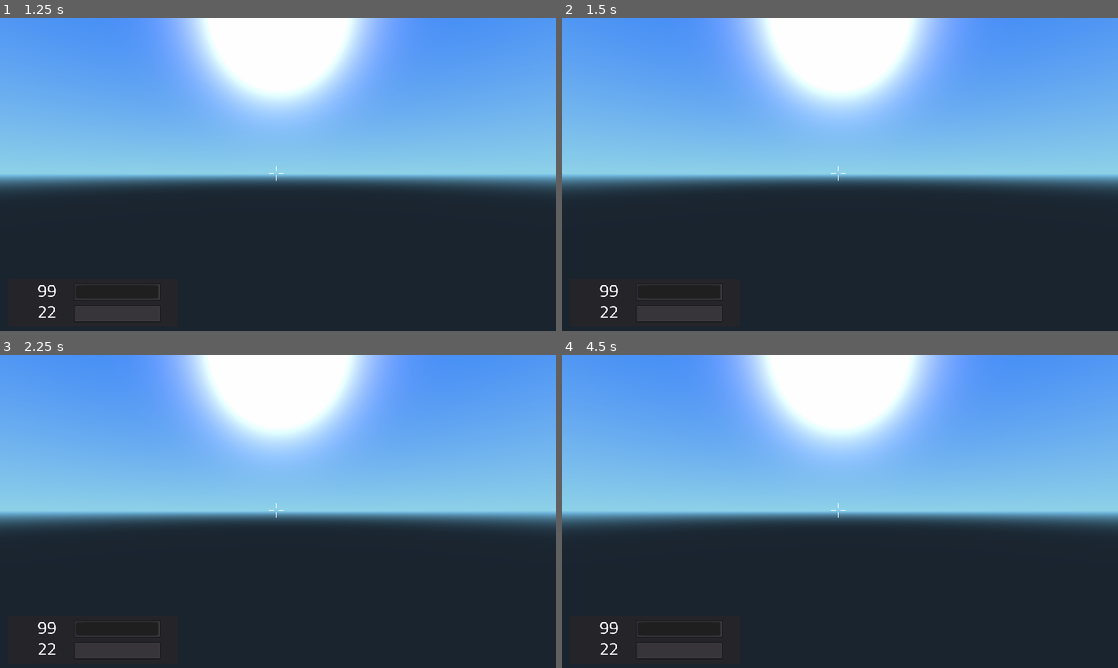
Above: before the commit, frames 1-4 (two rows, left to right).
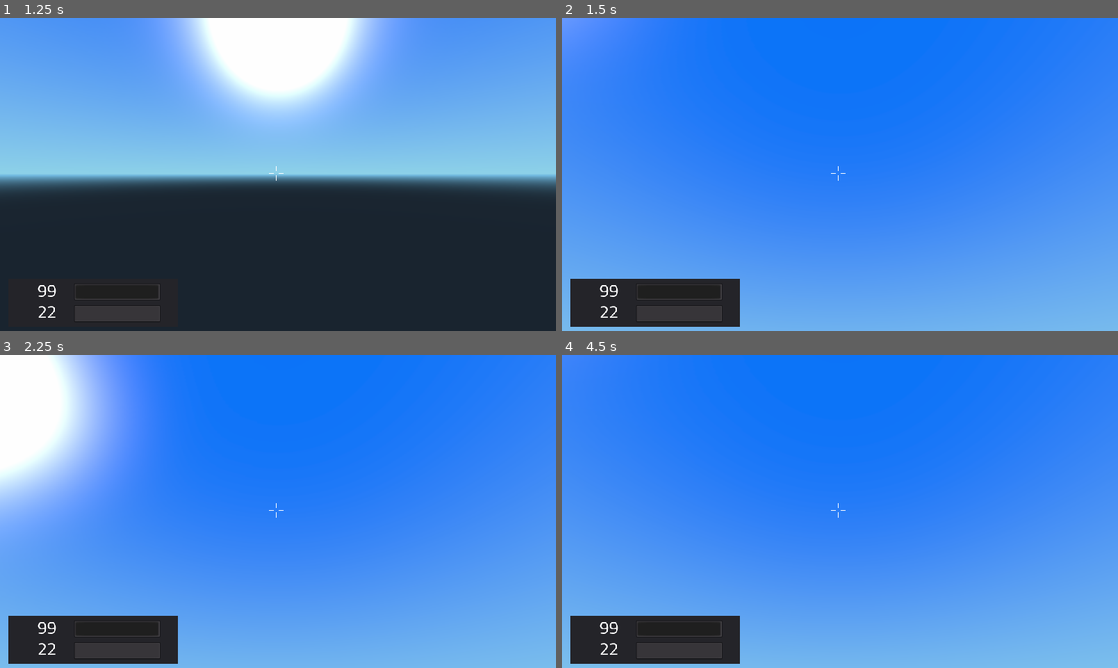
Above: after the commit, the same moments.

Repository: duckinator/keress
Game: Godot game, scene res://menus/Main_Menu.tscn
Same seed, same stepped clock (60 frames per second), same inputs: the game is played once before the commit and once after it.
Inputs (mouse positions are in pixels of both pictures, inside the frame that each line leads up to):
- Up to frame 1 (1.25 s): click "New Game" at 0.5 s
- Up to frame 2 (1.5 s): tap Enter at 1.25 s; move the mouse to (867, 174) at 1.27 s; hold W (movement_forward) from 1.28 s (still down); tap [ (shift_weapon_negative) at 1.35 s
- Up to frame 3 (2.25 s): keep holding W (movement_forward); tap Space (movement_jump) at 1.52, 2 s; tap ] (shift_weapon_positive) at 1.55, 2.1 s; move the mouse to (250, 511) at 2.02 s
- Up to frame 4 (4.5 s): keep holding W (movement_forward); tap Space (movement_jump) at 2.27, 3.5, 3.77 s; tap 1 at 2.3 s; tap Enter at 2.75, 4.25 s; move the mouse to (851, 505) at 2.77 s; hold 1 2.78-3.53 s; tap 2 at 3.05, 3.6 s; move the mouse to (834, 517) at 3.52 s; tap 3 at 3.8 s; move the mouse to (878, 514) at 4.27 s; hold 3 from 4.28 s (still down)

Frame 1 is identical in both runs. In frame 2, 94% of the frame differs, in the area x 0-100%, y 0-100%; in frame 3, 93%; in frame 4, 95%.

Commit message:
yay you can run around now

Diff:
--- a/src/player/Player.gd
+++ b/src/player/Player.gd
@@ -14,6 +14,9 @@
 
 const MAX_HEALTH = 100
 var health = -1
+
+var current_weapon = 0
+var changing_weapon
 
 var is_dead = false
 var waiting_for_respawn = false
@@ -112,6 +115,50 @@
 func process_respawn(delta):
 	pass
 
+func _input(event):
+	if is_dead:
+		if Input.is_key_pressed(KEY_SPACE):
+			waiting_for_respawn = true
+		return
+
+	# Mouse movement.
+	if event is InputEventMouseMotion and Input.get_mouse_mode() == Input.MOUSE_MODE_CAPTURED:
+		rotation_helper.rotate_x(deg2rad(event.relative.y * MOUSE_SENSITIVITY * -1))
+		self.rotate_y(deg2rad(event.relative.x * MOUSE_SENSITIVITY * -1))
+		# Set x/z to zero to avoid very strange camera stuff.
+		self.rotation_degrees.x = 0
+		self.rotation_degrees.z = 0
+
+		var camera_rot = rotation_helper.rotation_degrees
+		# FIXME: -70,70 is pretty arbitrary. It's worth playing with.
+		camera_rot.x = clamp(camera_rot.x, -70, 70)
+		# Set y/z to zero to avoid very strange camera stuff.
+		camera_rot.y = 0
+		camera_rot.z = 0
+		rotation_helper.rotation_degrees = camera_rot
+
+	# Changing weapons.
+	var weapon_change_number = current_weapon
+	if Input.is_key_pressed(KEY_1):
+		weapon_change_number = 0
+	if Input.is_key_pressed(KEY_2):
+		weapon_change_number = 1
+	#if Input.is_key_pressed(KEY_3):
+	#	weapon_change_number = 2
+	#if Input.is_key_pressed(KEY_4):
+	#	weapon_change_number = 3
+
+	if Input.is_action_just_pressed("shift_weapon_positive"):
+		weapon_change_number += 1
+	if Input.is_action_just_pressed("shift_weapon_negative"):
+		weapon_change_number -=1
+
+	#weapon_change_number = clamp(weapon_change_number, 0, weapons.size() - 1)
+
+	#if changing_weapon == false:
+	#	if weapon_change_number != weapon_number:
+	#		pass # Change weapons
+
 func adjust_health(diff):
 	health = clamp(health + diff, 0, MAX_HEALTH)
 	update_hud()
